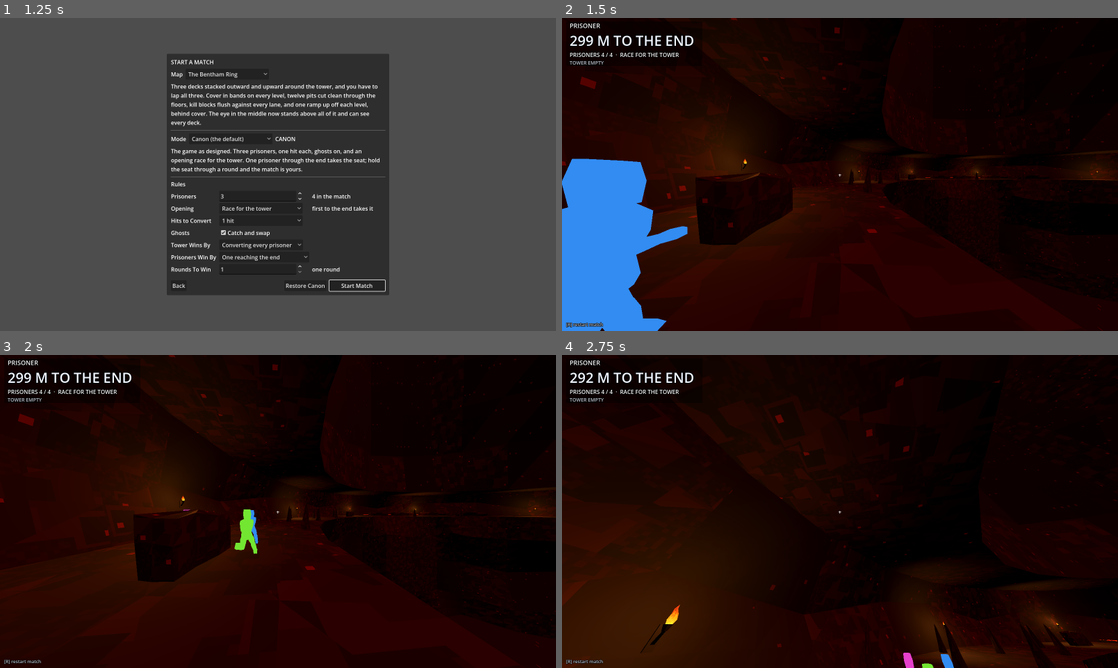
Above: before the commit, frames 1-4 (two rows, left to right).
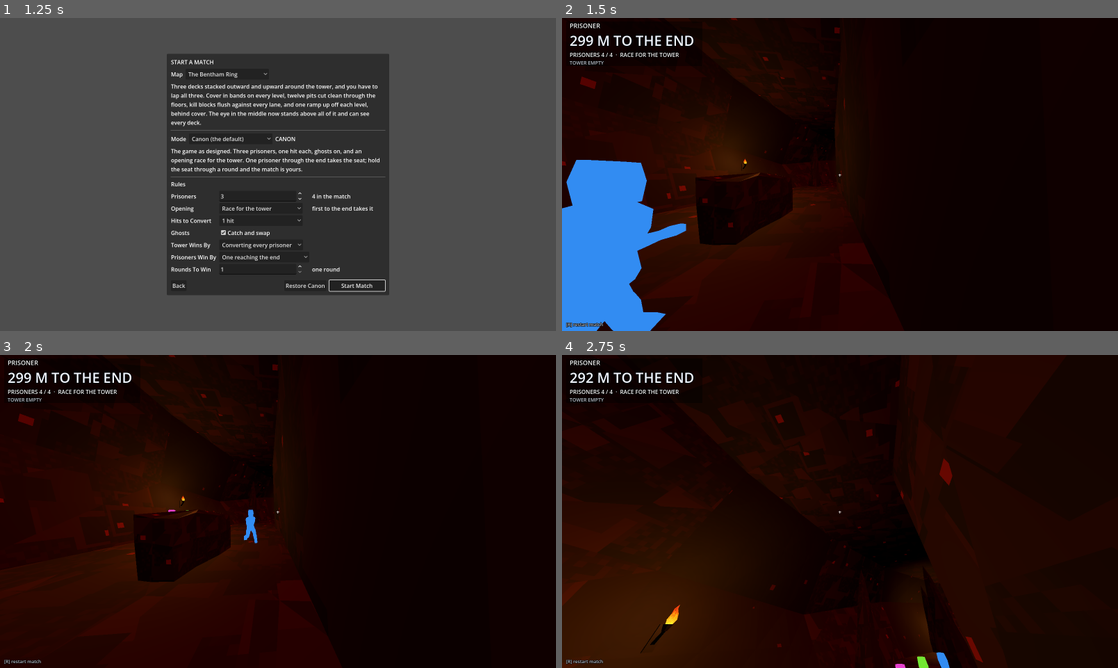
Above: after the commit, the same moments.

Repository: neotechnites/panopticon
Game: Godot game, scene res://scenes/ui/main_menu.tscn
The game is run twice, just before and just after one commit, with the same random seed, the same clock (stepped at 60 frames per second) and the same inputs. Sound files missing from this copy of the repository are replaced by a short silence.
Inputs (mouse positions are in pixels of both pictures, inside the frame that each line leads up to):
- Up to frame 1 (1.25 s): click "Play" at 0.5 s
- Up to frame 2 (1.5 s): click "Start Match" at 1.25 s
- Up to frame 3 (2 s): no input
- Up to frame 4 (2.75 s): tap Enter at 2 s; move the mouse to (867, 511) at 2.02 s; hold W (move_forward) from 2.03 s (still down); click (867, 511) at 2.1 s; tap Space (jump) at 2.27 s

Frame 1 is identical in both runs. In frame 2, 6.2% of the frame differs, in the area x 0-100%, y 0-100%; in frame 3, 5.8%; in frame 4, 8.4%, in the area x 53-100%, y 0-100%.

Commit message:
map 1: Ryan level edits (PC editor)

Diff:
--- a/scenes/ring/bentham_ring.tscn
+++ b/scenes/ring/bentham_ring.tscn
@@ -1,6 +1,7 @@
 [gd_scene format=3 uid="uid://wq5uwdinc1wv"]
 
 [ext_resource type="Script" uid="uid://bafv02t70cxx3" path="res://scripts/match/kill_volume.gd" id="1_kill_volume"]
+[ext_resource type="Script" uid="uid://bqujt25fif0uv" path="res://scripts/match/trap_volume.gd" id="2_trap_volume"]
 [ext_resource type="Script" uid="uid://ouidse6tuvnq" path="res://scripts/ring/tower_light.gd" id="3_tower_light"]
 [ext_resource type="Resource" uid="uid://ckxvuihvhgxu5" path="res://scenes/ring/default_tower_light_profile.tres" id="4_tower_light_profile"]
 [ext_resource type="Script" uid="uid://c567e7nxnq0i" path="res://scripts/ring/ring_route.gd" id="5_ring_route"]
@@ -13,8 +14,9 @@
 [ext_resource type="PackedScene" uid="uid://cmmh0fdwp3rjb" path="res://assets/models/slab.glb" id="13_slab"]
 [ext_resource type="PackedScene" uid="uid://c8ejv8vfb00fy" path="res://assets/models/rock_wall.glb" id="14_rock_wall"]
 [ext_resource type="PackedScene" uid="uid://emmcd6tjqn53" path="res://assets/models/boulder.glb" id="15_boulder"]
-[ext_resource type="PackedScene" path="res://scenes/ring/lava_tile.tscn" id="16_lava_tile"]
-[ext_resource type="PackedScene" path="res://scenes/ring/demon_pad.tscn" id="17_demon_pad"]
+[ext_resource type="PackedScene" uid="uid://b0lqxmqax1rbx" path="res://assets/models/lava_tile.glb" id="16_lava_tile"]
+[ext_resource type="PackedScene" uid="uid://q0btrxb6dcla" path="res://assets/models/demon_pad.glb" id="17_demon_pad"]
+[ext_resource type="Script" uid="uid://yhqfmlgdyomt" path="res://scripts/match/boost_pad.gd" id="18_boost_pad"]
 [ext_resource type="PackedScene" path="res://scenes/ring/portal.tscn" id="19_portal"]
 [ext_resource type="PackedScene" uid="uid://bc7si5v1kq5n8" path="res://assets/models/rock_bars.glb" id="20_rock_bars"]
 [ext_resource type="PackedScene" path="res://scenes/ring/torch.tscn" id="21_torch"]
@@ -163,59 +165,68 @@
 transform = Transform3D(0.173648, 0, 0.984808, 0, 1, 0, -0.984808, 0, 0.173648, 51.21, 23, 9.02971)
 
 [node name="Pocket_068deg" parent="Sections" unique_id=1204010580 instance=ExtResource("13_slab")]
-transform = Transform3D(0.927184, 0, 0.374607, 0, 1, 0, -0.374607, 0, 0.927184, 19.4795, 23, 48.2136)
-
-[node name="Pocket_138deg" parent="Sections" unique_id=754259455 instance=ExtResource("13_slab")]
-transform = Transform3D(0.669131, 0, -0.743145, 0, 1, 0, 0.743145, 0, 0.669131, -38.6435, 23, 34.7948)
+transform = Transform3D(0.070076294, -3.9638739, -0.6334837, 2.588011, 0.04478195, 0.090960935, 0.11087915, 1.4599471, -1.7227495, 21.831507, 26.438955, 43.075954)
+
+[node name="Pocket_068deg2" parent="Sections" unique_id=1252177899 instance=ExtResource("13_slab")]
+transform = Transform3D(-0.08433109, -2.5957756, 1.4486679, 2.588011, 0.044781934, 0.09096093, 0.100464635, -3.3325207, -1.1271778, -30.893143, 26.556276, 35.833824)
 
 [node name="Pocket_208deg" parent="Sections" unique_id=1370247208 instance=ExtResource("13_slab")]
 transform = Transform3D(-0.469472, 0, -0.882948, 0, 1, 0, 0.882948, 0, -0.469472, -45.9133, 23, -24.4125)
 
 [node name="Pocket_278deg" parent="Sections" unique_id=1992470267 instance=ExtResource("13_slab")]
-transform = Transform3D(-0.990268, 0, 0.139173, 0, 1, 0, -0.139173, 0, -0.990268, 7.237, 23, -51.4939)
+transform = Transform3D(-0.990268, 0, 0.139173, 0, 1, 0, -0.139173, 0, -0.990268, 7.319986, 22.93246, -51.446384)
 
 [node name="S1_Spires" type="Node3D" parent="Sections" unique_id=990277720]
 
 [node name="Spire_020deg" parent="Sections/S1_Spires" unique_id=1380721831 instance=ExtResource("12_spire")]
-transform = Transform3D(0.34202, 0, 0.939693, 0, 1, 0, -0.939693, 0, 0.34202, 45.1052, 23, 16.417)
+transform = Transform3D(0.5611332, 0, 0.70957726, 0, 1.572424, 0, -1.541702, 0, 0.2582648, 44.062954, 22.987076, 18.432596)
+
+[node name="Spire_020deg2" parent="Sections/S1_Spires" unique_id=1573843555 instance=ExtResource("12_spire")]
+transform = Transform3D(0.5611332, 0, 0.70957726, -1.3477988e-07, -1.5724242, 2.2578227e-08, 1.5417023, -1.374657e-07, -0.25826484, 43.630226, 31.80843, 20.538366)
 
 [node name="Spire_025deg" parent="Sections/S1_Spires" unique_id=288595544 instance=ExtResource("12_spire")]
-transform = Transform3D(0.422618, 0, 0.906308, 0, 1, 0, -0.906308, 0, 0.422618, 50.7532, 23, 23.6666)
+transform = Transform3D(0.98507816, 0, 2.1125088, 0, 2.330895, 0, -2.1125088, 0, 0.98507816, 50.7532, 23, 23.6666)
 
 [node name="Spire_030deg" parent="Sections/S1_Spires" unique_id=455356144 instance=ExtResource("12_spire")]
-transform = Transform3D(0.5, 0, 0.866025, 0, 1, 0, -0.866025, 0, 0.5, 45.0333, 23, 26)
+transform = Transform3D(1.2999821, 0, 2.251634, 0, 2.5999641, 0, -2.251634, 0, 1.2999821, 45.0333, 23, 26)
 
 [node name="Spire_035deg" parent="Sections/S1_Spires" unique_id=1085499925 instance=ExtResource("12_spire")]
-transform = Transform3D(0.573576, 0, 0.819152, 0, 1, 0, -0.819152, 0, 0.573576, 39.3193, 23, 27.5317)
+transform = Transform3D(1.2124819, 0, 0.14991078, 0, 1.3619046, 0, -1.7316047, 0, 0.104968585, 39.3193, 23, 27.5317)
 
 [node name="Spire_040deg" parent="Sections/S1_Spires" unique_id=165140072 instance=ExtResource("12_spire")]
-transform = Transform3D(0.642788, 0, 0.766044, 0, 1, 0, -0.766044, 0, 0.642788, 42.8985, 23, 35.9961)
+transform = Transform3D(1.7092698, 0, 2.0370262, 0, 2.6591501, 0, -2.0370262, 0, 1.7092698, 42.8985, 23, 35.9961)
 
 [node name="Spire_045deg" parent="Sections/S1_Spires" unique_id=30916169 instance=ExtResource("12_spire")]
-transform = Transform3D(0.707107, 0, 0.707107, 0, 1, 0, -0.707107, 0, 0.707107, 36.7696, 23, 36.7696)
+transform = Transform3D(0.9527921, 0, 0.4614219, 0, 2.797237, 0, -0.9527921, 0, 0.4614219, 36.7696, 23, 36.7696)
 
 [node name="Spire_050deg" parent="Sections/S1_Spires" unique_id=1977692556 instance=ExtResource("12_spire")]
-transform = Transform3D(0.766044, 0, 0.642788, 0, 1, 0, -0.642788, 0, 0.766044, 30.8538, 23, 36.7701)
+transform = Transform3D(1.9215349, 0, 1.6123611, 0, 2.508387, 0, -1.6123611, 0, 1.9215349, 30.8538, 23, 36.7701)
+
+[node name="Spire_050deg2" parent="Sections/S1_Spires" unique_id=1662449378 instance=ExtResource("12_spire")]
+transform = Transform3D(1.9215349, 0, 1.6123611, 0, 2.508387, 0, -1.6123611, 0, 1.9215349, 36.06836, 22.930878, 31.969685)
+
+[node name="Spire_050deg3" parent="Sections/S1_Spires" unique_id=2110975734 instance=ExtResource("12_spire")]
+transform = Transform3D(1.9215349, 0, 1.6123611, 0, 2.508387, 0, -1.6123611, 0, 1.9215349, 38.94744, 23.184322, 31.137506)
 
 [node name="Spire_055deg" parent="Sections/S1_Spires" unique_id=429751701 instance=ExtResource("12_spire")]
-transform = Transform3D(0.819152, 0, 0.573576, 0, 1, 0, -0.573576, 0, 0.819152, 32.1203, 23, 45.8725)
+transform = Transform3D(2.768145, 0, 1.9382745, 0, 2.5717225, 0, -1.9382745, 0, 2.768145, 32.15108, 22.781765, 45.760014)
 
 [node name="Spire_058deg" parent="Sections/S1_Spires" unique_id=382152189 instance=ExtResource("12_spire")]
-transform = Transform3D(0.848048, 0, 0.529919, 0, 1, 0, -0.529919, 0, 0.848048, 27.5558, 23, 44.0985)
+transform = Transform3D(1.5510142, 0, 0.96918094, 0, 1.8289227, 0, -0.96918094, 0, 1.5510142, 27.5558, 23, 44.0985)
 
 [node name="S2_LavaShelf" type="Node3D" parent="Sections" unique_id=2099182289]
 
 [node name="RockWall_086deg" parent="Sections/S2_LavaShelf" unique_id=355678337 instance=ExtResource("14_rock_wall")]
-transform = Transform3D(0.997086, 0, 0.076284, 0, 0.43, 0, -0.076284, 0, 0.997086, 4.08119, 23, 53.3441)
+transform = Transform3D(0.997086, 0, 0.076284, 0, 2.1539698, 0, -0.076284, 0, 0.997086, 4.08119, 23, 53.3441)
 
 [node name="RockWall_097deg" parent="Sections/S2_LavaShelf" unique_id=1423483063 instance=ExtResource("14_rock_wall")]
-transform = Transform3D(0.99281, 0, -0.119704, 0, 0.43, 0, 0.119704, 0, 0.99281, -6.40415, 23, 53.1153)
+transform = Transform3D(0.99281, 0, -0.119704, 0, 1.9552588, 0, 0.119704, 0, 0.99281, -6.40415, 23, 53.1153)
 
 [node name="RockWall_108deg" parent="Sections/S2_LavaShelf" unique_id=874422856 instance=ExtResource("14_rock_wall")]
-transform = Transform3D(0.95038, 0, -0.311091, 0, 0.43, 0, 0.311091, 0, 0.95038, -16.6434, 23, 50.8453)
+transform = Transform3D(0.95038, 0, -0.311091, 0, 1.6999323, 0, 0.311091, 0, 0.95038, -16.6434, 23, 50.8453)
 
 [node name="RockWall_119deg" parent="Sections/S2_LavaShelf" unique_id=348416069 instance=ExtResource("14_rock_wall")]
-transform = Transform3D(0.871428, 0, -0.490524, 0, 0.43, 0, 0.490524, 0, 0.871428, -26.243, 23, 46.6214)
+transform = Transform3D(0.871428, 0, -0.490524, 0, 1.84154, 0, 0.490524, 0, 0.871428, -26.243, 23, 46.6214)
 
 [node name="Lava" type="Node3D" parent="Sections/S2_LavaShelf" unique_id=434390929]
 
@@ -288,38 +299,74 @@
 [node name="Tile_22" parent="Sections/S2_LavaShelf/Lava" unique_id=2127391941 instance=ExtResource("16_lava_tile")]
 transform = Transform3D(0.83748, 0, -0.546467, 0, 1, 0, 0.546467, 0, 0.83748, -32.0367, 22.9951, 49.0973)
 
+[node name="Trap_00" type="Area3D" parent="Sections/S2_LavaShelf/Lava" unique_id=1730647583]
+transform = Transform3D(0.999048, 0, 0.0436194, 0, 1, 0, -0.0436194, 0, 0.999048, 2.49721, 23.2, 57.1955)
+collision_layer = 0
+collision_mask = 1048577
+monitorable = false
+script = ExtResource("2_trap_volume")
+size_metres = Vector3(15.488, 1, 6)
+
+[node name="Shape" type="CollisionShape3D" parent="Sections/S2_LavaShelf/Lava/Trap_00" unique_id=577091992]
+
+[node name="Trap_01" type="Area3D" parent="Sections/S2_LavaShelf/Lava" unique_id=1801839376]
+transform = Transform3D(0.976296, 0, -0.21644, 0, 1, 0, 0.21644, 0, 0.976296, -12.3912, 23.2, 55.8929)
+collision_layer = 0
+collision_mask = 1048577
+monitorable = false
+script = ExtResource("2_trap_volume")
+size_metres = Vector3(15.488, 1, 6)
+
+[node name="Shape" type="CollisionShape3D" parent="Sections/S2_LavaShelf/Lava/Trap_01" unique_id=757922570]
+
+[node name="Trap_02" type="Area3D" parent="Sections/S2_LavaShelf/Lava" unique_id=1665998902]
+transform = Transform3D(0.887011, 0, -0.461749, 0, 1, 0, 0.461749, 0, 0.887011, -26.4351, 23.2, 50.7814)
+collision_layer = 0
+collision_mask = 1048577
+monitorable = false
+script = ExtResource("2_trap_volume")
+size_metres = Vector3(15.488, 1, 6)
+
+[node name="Shape" type="CollisionShape3D" parent="Sections/S2_LavaShelf/Lava/Trap_02" unique_id=2076967142]
+
 [node name="Boulder_084deg" parent="Sections/S2_LavaShelf" unique_id=278123300 instance=ExtResource("15_boulder")]
-transform = Transform3D(0.994522, 0, 0.104528, 0, 1, 0, -0.104528, 0, 0.994522, 5.95812, 23, 56.6877)
+transform = Transform3D(0.994522, 0, 0.104528, 0, 1, 0, -0.104528, 0, 0.994522, 5.95812, 23, 55.346653)
 
 [node name="Boulder_090deg" parent="Sections/S2_LavaShelf" unique_id=1108202394 instance=ExtResource("15_boulder")]
-transform = Transform3D(1, 0, 0, 0, 1, 0, 0, 0, 1, 3.49024e-15, 23, 57)
+transform = Transform3D(1, 0, 0, 0, 1, 0, 0, 0, 1, 3.49024e-15, 23, 55.88966)
 
 [node name="Boulder_096deg" parent="Sections/S2_LavaShelf" unique_id=1260275342 instance=ExtResource("15_boulder")]
-transform = Transform3D(0.994522, 0, -0.104528, 0, 1, 0, 0.104528, 0, 0.994522, -5.95812, 23, 56.6877)
+transform = Transform3D(0.994522, 0, -0.104528, 0, 1, 0, 0.104528, 0, 0.994522, -5.95812, 23, 55.351715)
 
 [node name="Boulder_102deg" parent="Sections/S2_LavaShelf" unique_id=1638014420 instance=ExtResource("15_boulder")]
-transform = Transform3D(0.978148, 0, -0.207912, 0, 1, 0, 0.207912, 0, 0.978148, -11.851, 23, 55.7544)
+transform = Transform3D(0.978148, 0, -0.207912, 0, 1, 0, 0.207912, 0, 0.978148, -11.851, 23, 54.60037)
 
 [node name="Boulder_108deg" parent="Sections/S2_LavaShelf" unique_id=1641023821 instance=ExtResource("15_boulder")]
-transform = Transform3D(0.951057, 0, -0.309017, 0, 1, 0, 0.309017, 0, 0.951057, -17.614, 23, 54.2102)
+transform = Transform3D(0.951057, 0, -0.309017, 0, 1, 0, 0.309017, 0, 0.951057, -17.614, 23, 52.96664)
 
 [node name="Boulder_114deg" parent="Sections/S2_LavaShelf" unique_id=234706649 instance=ExtResource("15_boulder")]
-transform = Transform3D(0.913545, 0, -0.406737, 0, 1, 0, 0.406737, 0, 0.913545, -23.184, 23, 52.0721)
+transform = Transform3D(0.913545, 0, -0.406737, 0, 1, 0, 0.406737, 0, 0.913545, -23.184, 23, 50.766243)
 
 [node name="Boulder_120deg" parent="Sections/S2_LavaShelf" unique_id=295288578 instance=ExtResource("15_boulder")]
-transform = Transform3D(0.866025, 0, -0.5, 0, 1, 0, 0.5, 0, 0.866025, -28.5, 23, 49.3634)
+transform = Transform3D(0.866025, 0, -0.5, 0, 1, 0, 0.5, 0, 0.866025, -28.5, 23, 48.079685)
 
 [node name="Spire_095deg" parent="Sections/S2_LavaShelf" unique_id=1504345932 instance=ExtResource("12_spire")]
-transform = Transform3D(0.996195, 0, -0.0871557, 0, 1, 0, 0.0871557, 0, 0.996195, -4.09632, 23, 46.8212)
+transform = Transform3D(1.8896208, 0, -0.08031719, 0, 2.522958, 0, 0.16532026, 0, 0.9180305, -4.09632, 23, 46.8212)
+
+[node name="Spire_095deg2" parent="Sections/S2_LavaShelf" unique_id=964966683 instance=ExtResource("12_spire")]
+transform = Transform3D(1.901392, 0, -0.08081752, 0, 2.5386746, 0, 0.16635011, 0, 0.92374927, -11.022656, 23.040361, 46.00587)
 
 [node name="Spire_112deg" parent="Sections/S2_LavaShelf" unique_id=820325214 instance=ExtResource("12_spire")]
-transform = Transform3D(0.927184, 0, -0.374607, 0, 1, 0, 0.374607, 0, 0.927184, -17.6065, 23, 43.5776)
+transform = Transform3D(3.0658362, 0, -0.7328331, 0, 1.8605616, 0, 1.2386792, 0, 1.8138237, -17.6065, 23, 44.13688)
 
 [node name="S3_Split" type="Node3D" parent="Sections" unique_id=61707270]
 
 [node name="RockWall_153deg" parent="Sections/S3_Split" unique_id=1995912852 instance=ExtResource("14_rock_wall")]
 transform = Transform3D(0.455545, 0, -0.890213, 0, 1, 0, 0.890213, 0, 0.455545, -48.9617, 23, 25.055)
 
+[node name="RockWall_153deg2" parent="Sections/S3_Split" unique_id=149949765 instance=ExtResource("14_rock_wall")]
+transform = Transform3D(-0.07944784, 0.0026787363, -3.089263, 0.014537797, 3.09025, 0.0023057105, 3.0892308, -0.014473695, -0.079459436, 46.51744, 23.132805, 3.6760964)
+
 [node name="RockWall_163deg" parent="Sections/S3_Split" unique_id=1401683813 instance=ExtResource("14_rock_wall")]
 transform = Transform3D(0.297375, 0, -0.954761, 0, 1, 0, 0.954761, 0, 0.297375, -52.5118, 23, 16.3556)
 
@@ -367,6 +414,36 @@
 [node name="Tile_10" parent="Sections/S3_Split/Lava" unique_id=1238522040 instance=ExtResource("16_lava_tile")]
 transform = Transform3D(-0.224178, 0, -0.974548, 0, 1, 0, 0.974548, 0, -0.224178, -56.5238, 22.9951, -13.0023)
 
+[node name="Trap_00" type="Area3D" parent="Sections/S3_Split/Lava" unique_id=795951217]
+transform = Transform3D(0.382683, 0, -0.92388, 0, 1, 0, 0.92388, 0, 0.382683, -53.585, 23.2, 22.1956)
+collision_layer = 0
+collision_mask = 1048577
+monitorable = false
+script = ExtResource("2_trap_volume")
+size_metres = Vector3(15.6844, 1, 4.5)
+
+[node name="Shape" type="CollisionShape3D" parent="Sections/S3_Split/Lava/Trap_00" unique_id=225300798]
+
+[node name="Trap_01" type="Area3D" parent="Sections/S3_Split/Lava" unique_id=504486373]
+transform = Transform3D(0.130526, 0, -0.991445, 0, 1, 0, 0.991445, 0, 0.130526, -57.5038, 23.2, 7.57052)
+collision_layer = 0
+collision_mask = 1048577
+monitorable = false
+script = ExtResource("2_trap_volume")
+size_metres = Vector3(15.6844, 1, 4.5)
+
+[node name="Shape" type="CollisionShape3D" parent="Sections/S3_Split/Lava/Trap_01" unique_id=528315217]
+
+[node name="Trap_02" type="Area3D" parent="Sections/S3_Split/Lava" unique_id=1726122094]
+transform = Transform3D(-0.130526, 0, -0.991445, 0, 1, 0, 0.991445, 0, -0.130526, -57.5038, 23.2, -7.57052)
+collision_layer = 0
+collision_mask = 1048577
+monitorable = false
+script = ExtResource("2_trap_volume")
+size_metres = Vector3(15.6844, 1, 4.5)
+
+[node name="Shape" type="CollisionShape3D" parent="Sections/S3_Split/Lava/Trap_02" unique_id=1713021846]
+
 [node name="Boulder_153deg" parent="Sections/S3_Split" unique_id=1130318556 instance=ExtResource("15_boulder")]
 transform = Transform3D(0.45399, 0, -0.891007, 0, 1, 0, 0.891007, 0, 0.45399, -51.6784, 23, 26.3314)
 
@@ -395,33 +472,6 @@
 
 [node name="LavaInner" type="Node3D" parent="Sections/S4_DemonRun" unique_id=1110195840]
 
-[node name="Tile_00" parent="Sections/S4_DemonRun/LavaInner" unique_id=1163609088 instance=ExtResource("16_lava_tile")]
-transform = Transform3D(-0.67559, 0, -0.737277, 0, 1, 0, 0.737277, 0, -0.67559, -33.3618, 22.9951, -30.5705)
-
-[node name="Tile_01" parent="Sections/S4_DemonRun/LavaInner" unique_id=2146637903 instance=ExtResource("16_lava_tile")]
-transform = Transform3D(-0.737277, 0, -0.67559, 0, 1, 0, 0.67559, 0, -0.737277, -30.5705, 22.9951, -33.3618)
-
-[node name="Tile_02" parent="Sections/S4_DemonRun/LavaInner" unique_id=1330977584 instance=ExtResource("16_lava_tile")]
-transform = Transform3D(-0.793353, 0, -0.608761, 0, 1, 0, 0.608761, 0, -0.793353, -27.5465, 22.9951, -35.8992)
-
-[node name="Tile_03" parent="Sections/S4_DemonRun/LavaInner" unique_id=1613464540 instance=ExtResource("16_lava_tile")]
-transform = Transform3D(-0.843391, 0, -0.5373, 0, 1, 0, 0.5373, 0, -0.843391, -24.3128, 22.9951, -38.1635)
-
-[node name="Tile_04" parent="Sections/S4_DemonRun/LavaInner" unique_id=2089738762 instance=ExtResource("16_lava_tile")]
-transform = Transform3D(-0.887011, 0, -0.461749, 0, 1, 0, 0.461749, 0, -0.887011, -20.8941, 22.9951, -40.1372)
-
-[node name="Tile_05" parent="Sections/S4_DemonRun/LavaInner" unique_id=1681198277 instance=ExtResource("16_lava_tile")]
-transform = Transform3D(-0.92388, 0, -0.382683, 0, 1, 0, 0.382683, 0, -0.92388, -17.3164, 22.9951, -41.8055)
-
-[node name="Tile_06" parent="Sections/S4_DemonRun/LavaInner" unique_id=361074640 instance=ExtResource("16_lava_tile")]
-transform = Transform3D(-0.953717, 0, -0.300706, 0, 1, 0, 0.300706, 0, -0.953717, -13.6069, 22.9951, -43.1557)
-
-[node name="Tile_07" parent="Sections/S4_DemonRun/LavaInner" unique_id=2062614667 instance=ExtResource("16_lava_tile")]
-transform = Transform3D(-0.976296, 0, -0.21644, 0, 1, 0, 0.21644, 0, -0.976296, -9.79389, 22.9951, -44.1774)
-
-[node name="Tile_08" parent="Sections/S4_DemonRun/LavaInner" unique_id=1629199772 instance=ExtResource("16_lava_tile")]
-transform = Transform3D(-0.991445, 0, -0.130526, 0, 1, 0, 0.130526, 0, -0.991445, -5.90631, 22.9951, -44.8629)
-
 [node name="Tile_09" parent="Sections/S4_DemonRun/LavaInner" unique_id=528626880 instance=ExtResource("16_lava_tile")]
 transform = Transform3D(-0.67559, 0, -0.737277, 0, 1, 0, 0.737277, 0, -0.67559, -35.205, 22.9951, -32.2594)
 
@@ -449,6 +499,26 @@
 [node name="Tile_17" parent="Sections/S4_DemonRun/LavaInner" unique_id=1106387669 instance=ExtResource("16_lava_tile")]
 transform = Transform3D(-0.991445, 0, -0.130526, 0, 1, 0, 0.130526, 0, -0.991445, -6.23263, 22.9951, -47.3415)
 
+[node name="Trap_00" type="Area3D" parent="Sections/S4_DemonRun/LavaInner" unique_id=2077570974]
+transform = Transform3D(-0.779884, 0, -0.625923, 0, 1, 0, 0.625923, 0, -0.779884, -29.1054, 23.2, -36.2646)
+collision_layer = 0
+collision_mask = 1048577
+monitorable = false
+script = ExtResource("2_trap_volume")
+size_metres = Vector3(18.7605, 1, 5.5)
+
+[node name="Shape" type="CollisionShape3D" parent="Sections/S4_DemonRun/LavaInner/Trap_00" unique_id=1698111623]
+
+[node name="Trap_01" type="Area3D" parent="Sections/S4_DemonRun/LavaInner" unique_id=1010718231]
+transform = Transform3D(-0.96005, 0, -0.279829, 0, 1, 0, 0.279829, 0, -0.96005, -13.012, 23.2, -44.6423)
+collision_layer = 0
+collision_mask = 1048577
+monitorable = false
+script = ExtResource("2_trap_volume")
+size_metres = Vector3(18.7605, 1, 5.5)
+
+[node name="Shape" type="CollisionShape3D" parent="Sections/S4_DemonRun/LavaInner/Trap_01" unique_id=199038092]
+
 [node name="LavaOuter" type="Node3D" parent="Sections/S4_DemonRun" unique_id=844750261]
 
 [node name="Tile_00" parent="Sections/S4_DemonRun/LavaOuter" unique_id=913422247 instance=ExtResource("16_lava_tile")]
@@ -520,14 +590,71 @@
 [node name="Tile_22" parent="Sections/S4_DemonRun/LavaOuter" unique_id=1457952166 instance=ExtResource("16_lava_tile")]
 transform = Transform3D(-0.99281, 0, -0.119704, 0, 1, 0, 0.119704, 0, -0.99281, -7.03259, 22.9951, -58.3276)
 
-[node name="DemonPad_222deg" parent="Sections/S4_DemonRun" unique_id=1266622845 instance=ExtResource("17_demon_pad")]
+[node name="Trap_00" type="Area3D" parent="Sections/S4_DemonRun/LavaOuter" unique_id=270962907]
+transform = Transform3D(-0.737277, 0, -0.67559, 0, 1, 0, 0.67559, 0, -0.737277, -38.8464, 23.2, -42.3934)
+collision_layer = 0
+collision_mask = 1048577
+monitorable = false
+script = ExtResource("2_trap_volume")
+size_metres = Vector3(15.5535, 1, 5.5)
+
+[node name="Shape" type="CollisionShape3D" parent="Sections/S4_DemonRun/LavaOuter/Trap_00" unique_id=1998312927]
+
+[node name="Trap_01" type="Area3D" parent="Sections/S4_DemonRun/LavaOuter" unique_id=1775486494]
+transform = Transform3D(-0.887011, 0, -0.461749, 0, 1, 0, 0.461749, 0, -0.887011, -26.5505, 23.2, -51.0031)
+collision_layer = 0
+collision_mask = 1048577
+monitorable = false
+script = ExtResource("2_trap_volume")
+size_metres = Vector3(15.5535, 1, 5.5)
+
+[node name="Shape" type="CollisionShape3D" parent="Sections/S4_DemonRun/LavaOuter/Trap_01" unique_id=1775530380]
+
+[node name="Trap_02" type="Area3D" parent="Sections/S4_DemonRun/LavaOuter" unique_id=1566520902]
+transform = Transform3D(-0.976296, 0, -0.21644, 0, 1, 0, 0.21644, 0, -0.976296, -12.4453, 23.2, -56.137)
+collision_layer = 0
+collision_mask = 1048577
+monitorable = false
+script = ExtResource("2_trap_volume")
+size_metres = Vector3(15.5535, 1, 5.5)
+
+[node name="Shape" type="CollisionShape3D" parent="Sections/S4_DemonRun/LavaOuter/Trap_02" unique_id=455348591]
+
+[node name="DemonPad_222deg" type="Area3D" parent="Sections/S4_DemonRun" unique_id=1266622845]
 transform = Transform3D(0.743145, 0, -0.669131, 0, 1, 0, 0.669131, 0, 0.743145, -38.6435, 23, -34.7948)
-
-[node name="DemonPad_240deg" parent="Sections/S4_DemonRun" unique_id=817359166 instance=ExtResource("17_demon_pad")]
+collision_layer = 0
+collision_mask = 1048577
+monitorable = false
+script = ExtResource("18_boost_pad")
+footprint_metres = Vector3(2.5, 1, 2.5)
+
+[node name="Shape" type="CollisionShape3D" parent="Sections/S4_DemonRun/DemonPad_222deg" unique_id=1497261160]
+
+[node name="Model" parent="Sections/S4_DemonRun/DemonPad_222deg" unique_id=667069734 instance=ExtResource("17_demon_pad")]
+
+[node name="DemonPad_240deg" type="Area3D" parent="Sections/S4_DemonRun" unique_id=817359166]
 transform = Transform3D(0.5, 0, -0.866025, 0, 1, 0, 0.866025, 0, 0.5, -26, 23, -45.0333)
-
-[node name="DemonPad_258deg" parent="Sections/S4_DemonRun" unique_id=1860394146 instance=ExtResource("17_demon_pad")]
+collision_layer = 0
+collision_mask = 1048577
+monitorable = false
+script = ExtResource("18_boost_pad")
+footprint_metres = Vector3(2.5, 1, 2.5)
+
+[node name="Shape" type="CollisionShape3D" parent="Sections/S4_DemonRun/DemonPad_240deg" unique_id=1084408686]
+
+[node name="Model" parent="Sections/S4_DemonRun/DemonPad_240deg" unique_id=413463534 instance=ExtResource("17_demon_pad")]
+
+[node name="DemonPad_258deg" type="Area3D" parent="Sections/S4_DemonRun" unique_id=1860394146]
 transform = Transform3D(0.207912, 0, -0.978148, 0, 1, 0, 0.978148, 0, 0.207912, -10.8114, 23, -50.8637)
+collision_layer = 0
+collision_mask = 1048577
+monitorable = false
+script = ExtResource("18_boost_pad")
+footprint_metres = Vector3(2.5, 1, 2.5)
+
+[node name="Shape" type="CollisionShape3D" parent="Sections/S4_DemonRun/DemonPad_258deg" unique_id=1563380849]
+
+[node name="Model" parent="Sections/S4_DemonRun/DemonPad_258deg" unique_id=1905484642 instance=ExtResource("17_demon_pad")]
 
 [node name="Slab_231deg" parent="Sections/S4_DemonRun" unique_id=1147548988 instance=ExtResource("13_slab")]
 transform = Transform3D(-0.777146, 0, -0.62932, 0, 1, 0, 0.62932, 0, -0.777146, -32.7247, 23, -40.4116)
